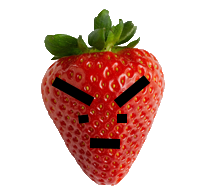
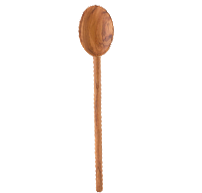
Layered file, before and after one edit (202x193). Changes by layer:
added layer "Layer 12" above "fruits" over [78, 4, 115, 193]
hid group "fruits" (8 layers) over [41, 9, 165, 186]
